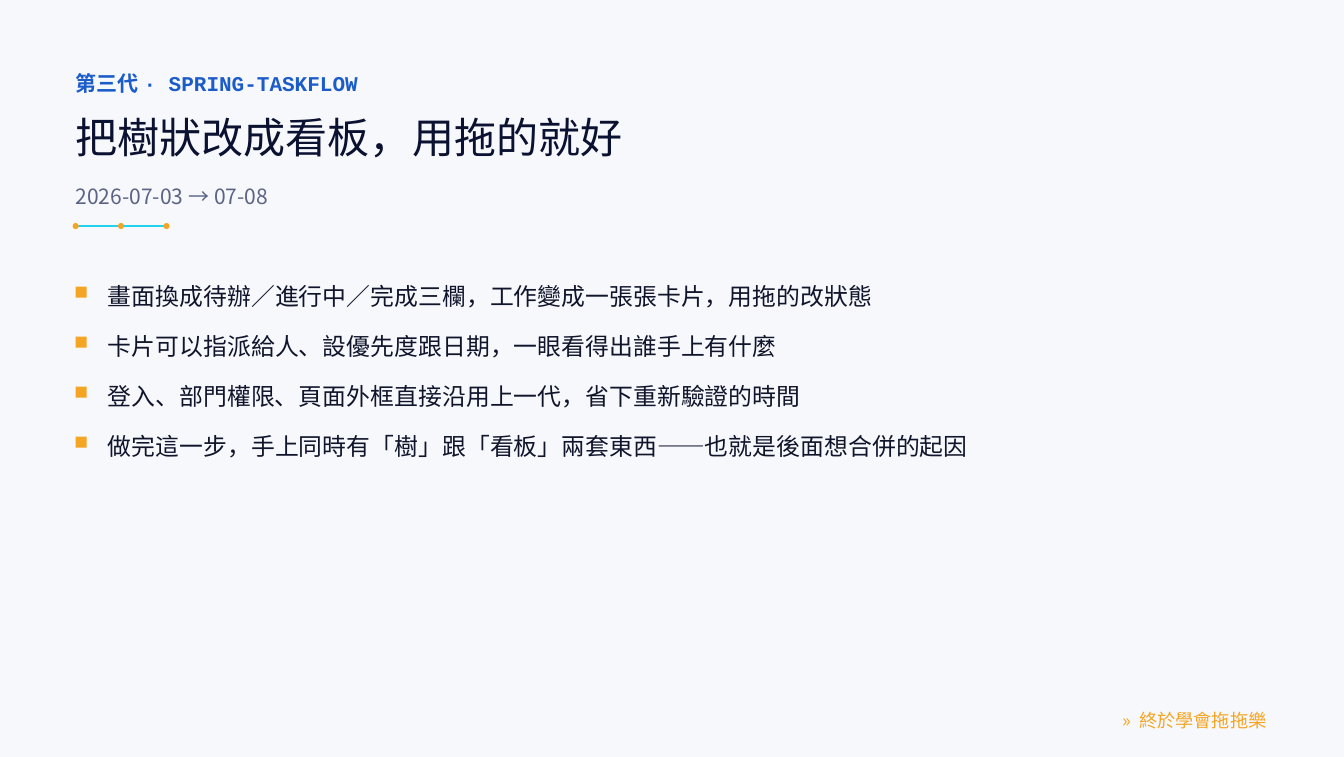
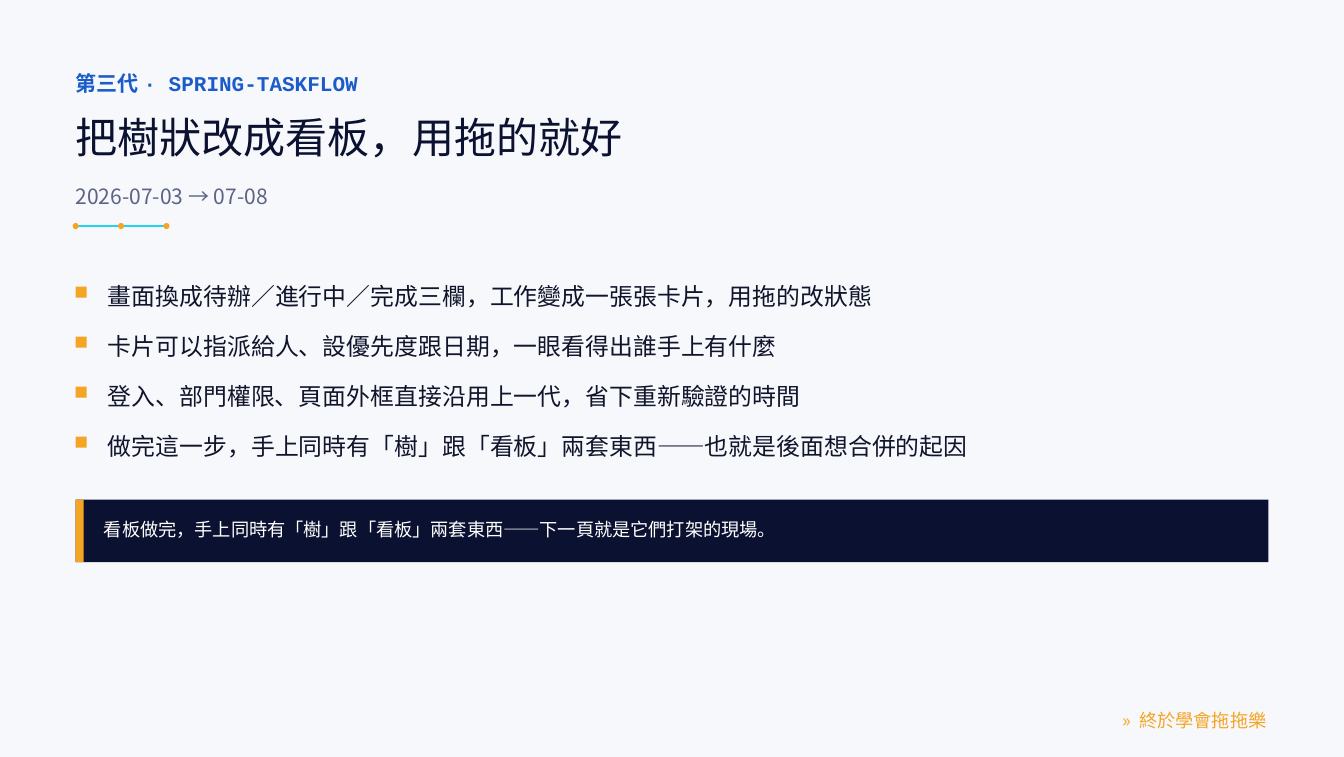
Before and after one commit to LinGaOscar/Spring-MissionBoard, a slide deck: slide 12 of docs/專案介紹.pptx. Drawn at 1344x757 pixels with LibreOffice and Linux fonts; fonts in the diff are those of the drawing. Boxes give left, top, right and bottom in pixels: in the first picture for what was removed or moved away, otherwise in the second. Text is boxed around its words. In the diff, an @@ line names an element or a change of style, - is before the commit and + after.

```diff
--- a/docs/專案介紹.pptx
+++ b/docs/專案介紹.pptx
@@ rectangle added at (76,499,1268,562), fill #0B1130 @@
@@ rectangle added at (76,499,84,562), fill #F5A524 @@
@@ text added at (104,520,776,538), 13 pt, text #FFFFFF @@
+看板做完，手上同時有「樹」跟「看板」兩套東西——下一頁就是它們打架的現場。
```
Also in this commit, not shown: 17 other slides changed, 3 slides added, 2 slides removed.
